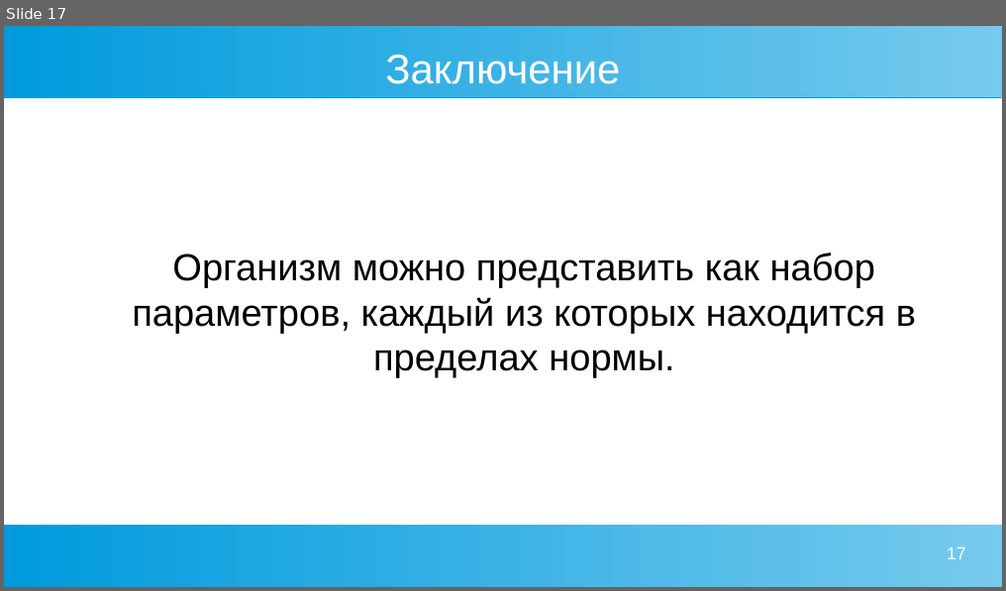
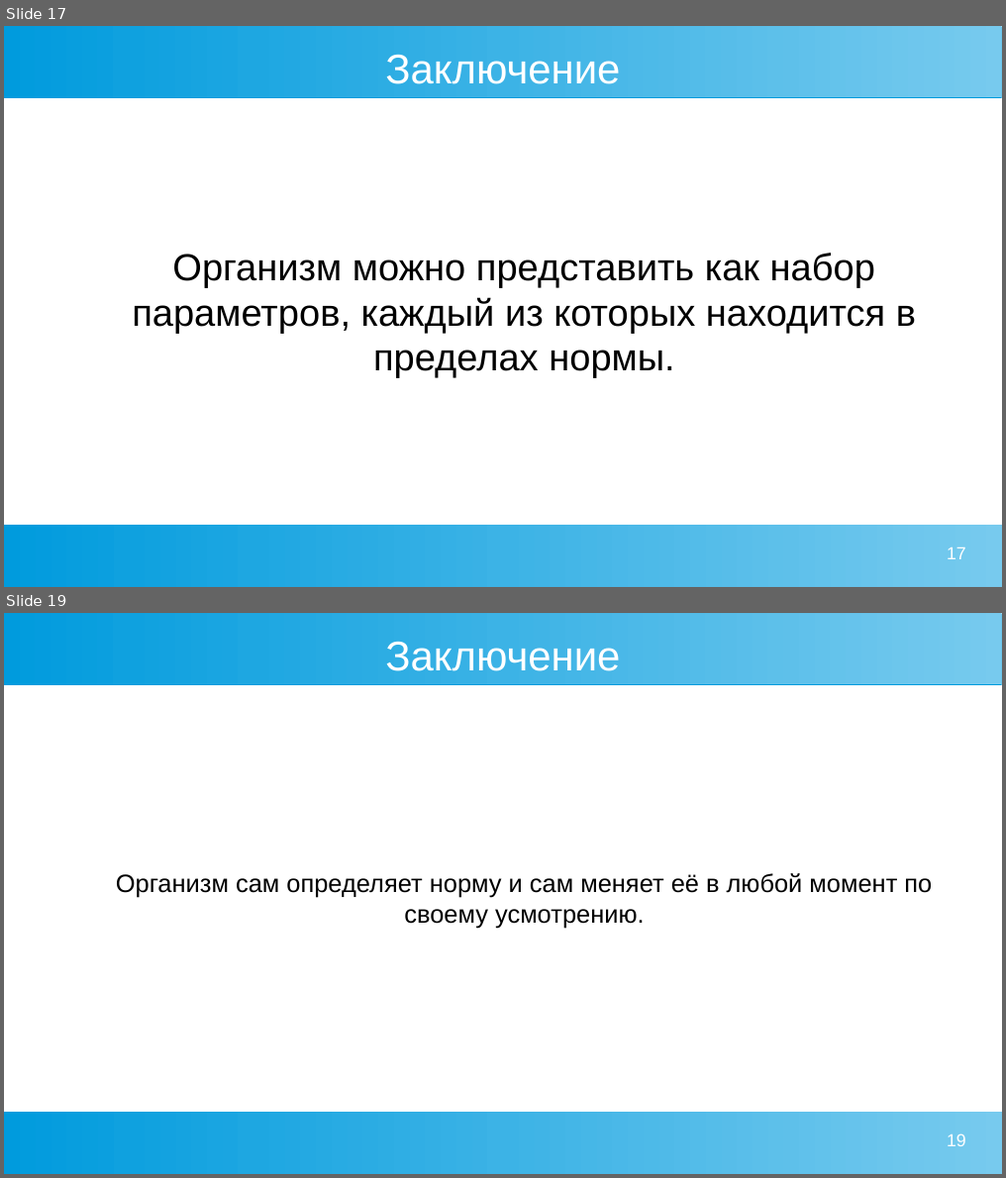
Before and after one commit to Chularev/articles, a slide deck: Psychology/2. гомеостаз и мотивация.odp. Shown one above the other, each under a label of ours: slide 17 before the commit, slides 17 and 19 after it; the slides between them are not shown. The pictures are 1006x591 and 1006x1178 pixels, drawn with LibreOffice and Linux fonts; fonts in the diff are those of the drawing. Boxes give left, top, right and bottom in pixels: in the first picture for what was removed or moved away, otherwise in the second. Text is boxed around its words. In the diff, an @@ line names an element or a change of style, - is before the commit and + after.

```diff
--- a/Psychology/2. гомеостаз и мотивация.odp
+++ b/Psychology/2. гомеостаз и мотивация.odp
@@ slide 19 added at (x1=4, y1=613, x2=1002, y2=1174), background #FFFFFF; not listed: 2 template elements that a slide beside it also shows @@
@@ title added at (x1=385, y1=642, x2=620, y2=671), 33 pt, text #FFFFFF @@
+Заключение
@@ text added at (x1=116, y1=873, x2=932, y2=928), 20 pt, text #000000 @@
+Организм сам определяет норму и сам меняет её в любой момент по своему усмотрению.
@@ page number added at (x1=946, y1=1134, x2=966, y2=1147), 14 pt, text #FFFFFF @@
+19
```
Also in this commit, not shown: 3 other slides added, 1 slide removed.
